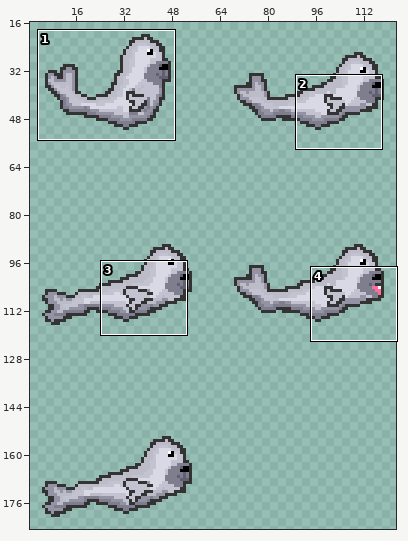
Sprite sheet, stored at Assets/Sprites/seal spite sheet.png. Above: a wide view before the commit, with the close-up outlined.
Close-up. Before:
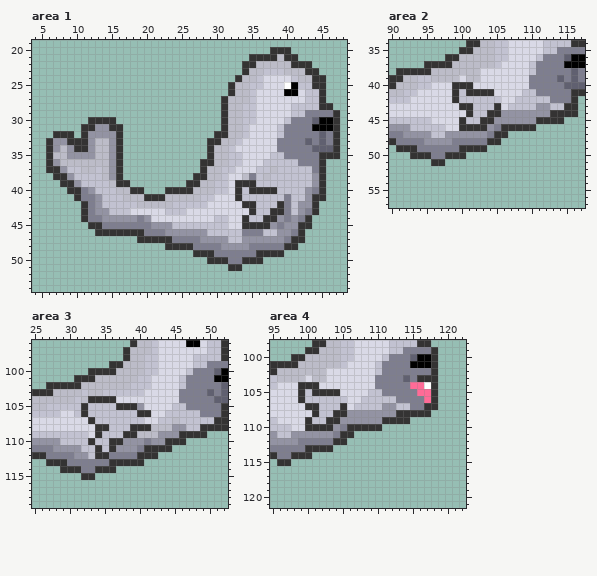
The file is 128x192 pixels. Colours within 5 levels of each other are drawn and written as one. Shown: area 1: x 4..48, y 19..54; area 2: x 90..117, y 34..57; area 3: x 25..52, y 96..119; area 4: x 95..122, y 98..121. The wide view leaves out empty margins.
Once edited:
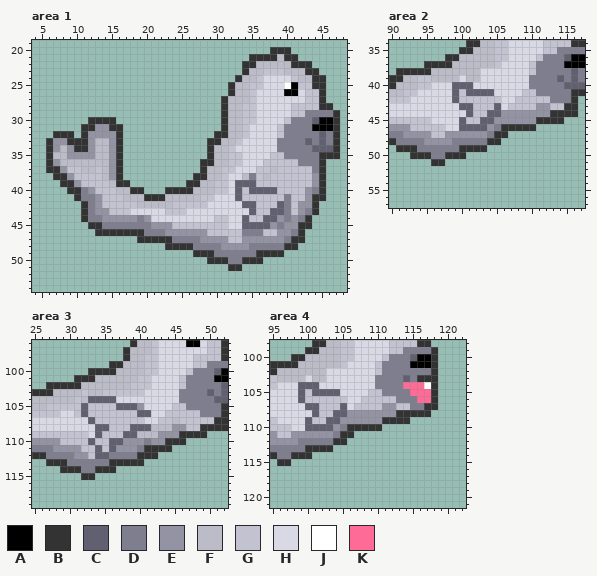
Palette (. is transparent): A #000000  B #343333  C #606070  D #7e7e8f  E #9393a3  F #bcbcc8  G #c2c2d1  H #d9d9e6  J #ffffff  K #ff6b97
From old to new:
--- area 1
@@ x 31..41 @@
 38 GHHFDGFGGGG
-39 GHBBBGGGGGG
-40 GHBGBBBBGGG
-41 HHBGGGGGGDG
-42 HHHBBGGGBDG
-43 HHHHBGGBBDG
-44 GHHBGGBBEDE
-45 GHHBBBBEDEE
+39 GHCCCGGGGGG
+40 GHCGCCCCGGG
+41 HHCGGGGGGDG
+42 HHHCCGGGCDG
+43 HHHHCGGCCDG
+44 GHHCGGCCEDE
+45 GHHCCCCEDEE
 46 GGGDDDGGEED
--- area 2
@@ x 97..107 @@
 39 FFFHFFHHHHH
-40 HHBBBHHHHHH
-41 HHBGBBBBHHH
-42 HHBGGGGGGHH
-43 HHHBBGGGBHG
-44 HHHHBGGBBEE
-45 HHHBGGBBEEE
-46 GHHBBBBEDBB
+40 HHCCCHHHHHH
+41 HHCGCCCCHHH
+42 HHCGGGGGGHH
+43 HHHCCGGGCHG
+44 HHHHCGGCCEE
+45 HHHCGGCCEEE
+46 GHHCCCCEDBB
 47 GEEEEEEDBB.
--- area 3
@@ x 30..43 @@
 103 FFGFFGGGGGGHHH
-104 FGFBBBBHHHHHHH
-105 GGBGGGGBBBEHHH
-106 HGBGGGGGGGBBHH
-107 HHHBGGGGGGGHHG
-108 HHHHBBGGGBBBFF
-109 GGGHBGGGBBFFFE
-110 GGGBGGBBEEEDEE
-111 EEGGBGBEEEDBBB
-112 DEEGBBDDDDBBB.
+104 FGFCCCCHHHHHHH
+105 GGCGGGGCCCEHHH
+106 HGCGGGGGGGCCHH
+107 HHHCGGGGGGGHHG
+108 HHHHCCGGGCCCFF
+109 GGGHCGGGCCFFFE
+110 GGGCGGCCEEEDEE
+111 EEGGCGCEEEDBBB
+112 DEEGCCDDDDBBB.
 113 DDDDDDBBBBB...
--- area 4
@@ x 95..122 @@
 103 GFFFFHFFHHHHHHHDDDDCDBBB....
-104 GHHHBBBHHHHHHHHDDDDDKKJB....
-105 HHHHBGBBBBHHHHGGDDDDDKKB....
-106 HHHHBGGGGGGHHGGGGGDDDDKB....
-107 HHHHHBBGGGBHGGGGEEGGDDBB....
-108 HHHHHHBGGBBEEEEEEEBBBBB.....
-109 GHHHHBGGBBEEEEEEBBBB........
-110 GGGHHBBBBEDBBBBB............
+104 GHHHCCCHHHHHHHHDDDDKKKJB....
+105 HHHHCGCCCCHHHHGGDDDDKKKB....
+106 HHHHCGGGGGGHHGGGGGDDDKKB....
+107 HHHHHCCGGGCHGGGGEEGGDDBB....
+108 HHHHHHCGGCCEEEEEEEBBBBB.....
+109 GHHHHCGGCCEEEEEEBBBB........
+110 GGGHHCCCCEDBBBBB............
 111 EGGEEEEEEDBB................
